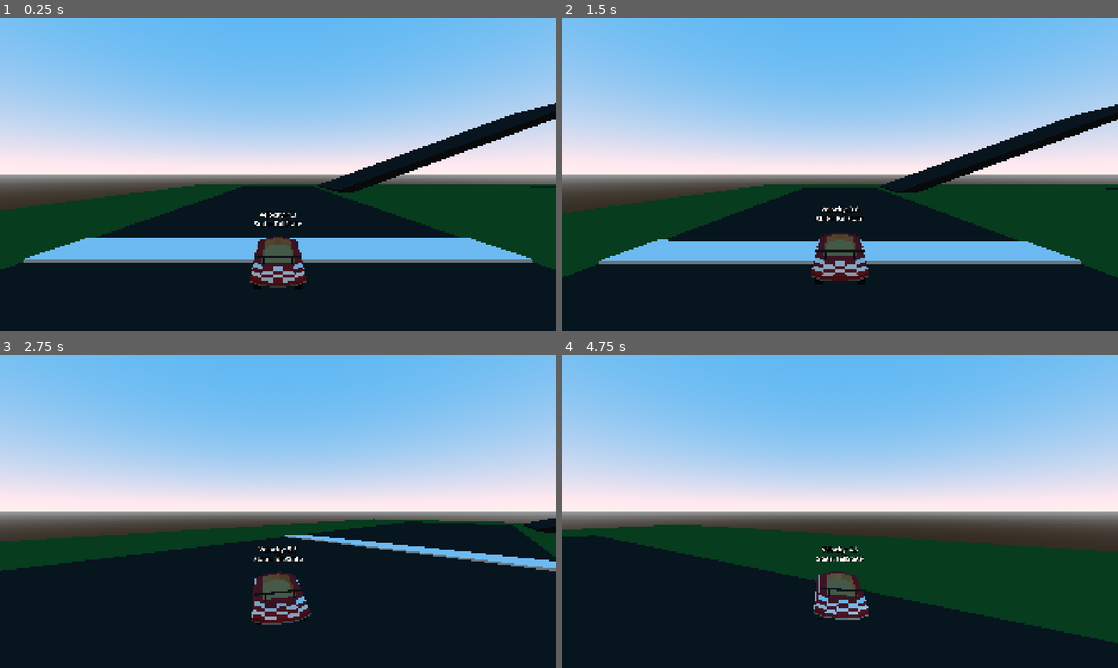
Above: before the commit, frames 1-4 (two rows, left to right).
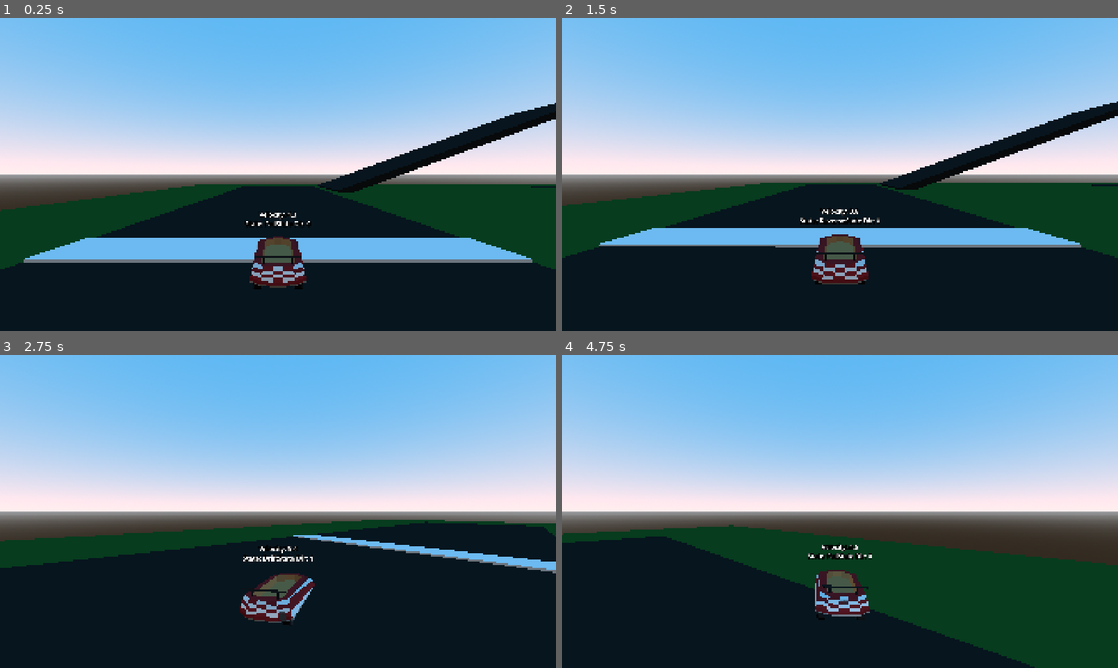
Above: after the commit, the same moments.

Repository: CISC-486-Game-Development-Project/cisc-486-game-development-project
Game: Godot game, scene res://Scenes/world_3d.tscn
Two runs of this game, one before a commit and one after it. Both use one fixed random seed, a clock stepped at 60 frames per second and the inputs below.
Inputs:
- Up to frame 1 (0.25 s): no input
- Up to frame 2 (1.5 s): hold D (Right) 0.53-1.28 s; hold P (Drift, bound only after the commit) 0.53-1.28 s; tap Shift (Drift, bound only before the commit) at 0.8, 1.35 s; hold S (Backward) from 1.28 s (still down)
- Up to frame 3 (2.75 s): tap P (Drift, bound only after the commit) at 1.55 s; release S (Backward) at 2.03 s; hold D (Right) from 2.03 s (still down); hold P (Drift, bound only after the commit) from 2.03 s (still down); tap Shift (Drift, bound only before the commit) at 2.3 s
- Up to frame 4 (4.75 s): release D (Right) at 2.78 s; release P (Drift, bound only after the commit) at 2.78 s; hold W (Forward) 2.78-3.53 s; tap Shift (Drift, bound only before the commit) at 2.85, 3.8, 4.35 s; tap P (Drift, bound only after the commit) at 3.05, 4.55 s; hold P (Drift, bound only after the commit) 3.53-4.28 s; hold A (Left) from 3.53 s (still down)

The runs differ from the first frame. In frame 1, 0.1% of the frame differs, in the area x 44-56%, y 64-67%; in frame 2, 13%, in the area x 0-100%, y 26-86%; in frame 3, 2.5%; in frame 4, 7.9%.

Commit message:
Drifting & Turbo Boosts
Added functionality for the drifting state and the ability to apply a timed boost,k which is used in the turbo function based on how long the drift has been held.

Diff:
--- a/Components/StateMachine/States/drift_state.gd
+++ b/Components/StateMachine/States/drift_state.gd
@@ -1,16 +1,61 @@
 class_name DriftState
 extends State
+
+# Export Vars
+@export_category("Charge Times")
+@export var short_turbo_charge_time: float = 1.0
+@export var mid_turbo_charge_time: float = 2.0
+@export var long_turbo_charge_time: float = 3.0
+
+@export_category("Boost Times")
+@export var short_turbo_boost_time: float = 1.0
+@export var mid_turbo_boost_time: float = 2.0
+@export var long_turbo_boost_time: float = 3.0
+
+@export var drift_particles: GPUParticles3D
 
 # Onready Vars
 @onready var entity: CharacterBody3D = state_machine.get_parent()
 
+# Internal Vars
+var drift_time: float
+var drift_level: int
+
 func enter(_prev_state: State) -> void:
 	entity.drift_dir = sign(entity.steer_request)
+	drift_time = 0
+	drift_level = 0
+	drift_particles.emitting = true
 
 	# Begin state's unique animation here
 
 func exit(_next_state: State) -> void:
+	# Apply turbo boost
+	match drift_level:
+		1: entity.set_boost(short_turbo_boost_time)
+		2: entity.set_boost(mid_turbo_boost_time)
+		3: entity.set_boost(long_turbo_boost_time)
+
+	# Reset vars
 	entity.drift_dir = 0
+	drift_time = 0
+	drift_level = 0
+	drift_particles.emitting = false
+
+func update(delta: float) -> void:
+	drift_time += delta
+	if drift_time < short_turbo_charge_time:
+		drift_level = 0
+		drift_particles.process_material.color = Color(0.3, 0.3, 0.3, 1.0)
+	elif drift_time >= short_turbo_charge_time and drift_time < mid_turbo_charge_time:
+		drift_level = 1
+		drift_particles.process_material.color = Color(1.0, 1.0, 0.0, 1.0)
+	elif drift_time >= mid_turbo_charge_time and drift_time < long_turbo_charge_time:
+		drift_level = 2
+		drift_particles.process_material.color = Color(1.0, 0.45, 0.0, 1.0)
+	elif drift_time >= long_turbo_charge_time:
+		drift_level = 3
+		drift_particles.process_material.color = Color(1.0, 0.0, 0.0, 1.0)
 
 func physics_update(_delta: float) -> void:
 	check_transitions()
--- a/Entities/PlayerKart3D/player_kart_3d.gd
+++ b/Entities/PlayerKart3D/player_kart_3d.gd
@@ -15,11 +15,13 @@
 @export_custom(PROPERTY_HINT_NONE, "suffix:degrees") var max_steering_angle_fast: float = 8.0 ## Defines the maximum steering angle, should be lower when going fast
 @export_custom(PROPERTY_HINT_NONE, "suffix:degrees/s") var air_steering_velocity: float = 50.0
 @export_custom(PROPERTY_HINT_NONE, "suffix:m") var wheel_base: float = 1.5
-@export var drift_steering_multiplier: float = 1.5
+@export var drift_steering_multiplier: float = 1.2
 
 # Onready Vars
 @onready var kart_model: Node3D = $KartModel
 @onready var camera_controller: CameraController = $CameraController
+@onready var boost_particles: GPUParticles3D = $BoostParticles
+@onready var drift_particles: GPUParticles3D = $DriftParticles
 
 @onready var state_machine: StateMachine = $MovementStateMachine
 
@@ -36,6 +38,15 @@
 
 var steering: float
 
+var boost_timer: float
+
+func _process(delta: float) -> void:
+	# Decrement boost timer when active
+	if boost_timer > 0:
+		boost_timer -= delta
+		if boost_timer <= 0:
+			boost_particles.emitting = false
+
 func _physics_process(delta: float) -> void:
 	if Input.is_action_just_pressed("ui_cancel"):
 		get_tree().quit() # Debug Exit Game
@@ -49,7 +60,7 @@
 	move_and_slide()
 
 	# Debug label above kart
-	debug_label_3d.text = "Velocity: " + str(roundf(velocity.length() * 10) / 10) + "\nState: " + state_machine.current_state.name
+	debug_label_3d.text = "Velocity: " + str(roundf(velocity.length() * 10) / 10) + "\nState: " + state_machine.current_state.name + " Dir: " + str(drift_dir)
 
 ## Called every physics frame to collect input data.
 func _handle_input() -> void:
@@ -73,6 +84,9 @@
 	var speed = horizontal_velocity.length()
 	horizontal_velocity = forward * forward.dot(horizontal_velocity)
 
+	if boost_timer > 0 && speed < boost_speed:
+		horizontal_velocity += forward * delta * boost_acceleration
+
 	if accel_request > 0 and speed < top_speed: # Handle acceleration
 		horizontal_velocity += accel_request * forward * delta * acceleration
 	elif accel_request < 0 and speed < top_reverse_speed: # Handle backwards acceleration
@@ -91,7 +105,6 @@
 	var max_steering_angle = lerp(max_steering_angle_slow, max_steering_angle_fast, clamp(horizonal_speed / top_speed, 0.0, 1.0))
 	var avg_steering_angle = lerp(max_steering_angle_slow, max_steering_angle_fast, 1.0)
 
-
 	var steering_angle: float
 	if state_machine.current_state is DriftState:
 		steering_angle = drift_steering_multiplier * max_steering_angle * (drift_dir * 0.6 + 0.4 * steering)
@@ -103,6 +116,16 @@
 
 	# Visual movement
 	kart_model.rotation.z = steering * 0.5 * deg_to_rad(avg_steering_angle)
+	if state_machine.current_state is DriftState:
+		kart_model.rotation.y = lerp(kart_model.rotation.y, -drift_dir * PI/6, 0.1)
+	else:
+		kart_model.rotation.y = lerp(kart_model.rotation.y, 0.0, 0.1)
+
+## Sets the boost to be active for a set amount of time.
+func set_boost(time: float):
+	boost_timer = max(boost_timer, time)
+	if boost_timer >= 0:
+		boost_particles.emitting = true
 
 ## Returns the horizontal velocity of the player as a Vector3 with y always set to 0.
 func get_horizontal_velocity() -> Vector3:
--- a/Entities/PlayerKart3D/player_kart_3d.tscn
+++ b/Entities/PlayerKart3D/player_kart_3d.tscn
@@ -15,6 +15,56 @@
 [sub_resource type="CylinderShape3D" id="CylinderShape3D_xvvda"]
 height = 0.5
 
+[sub_resource type="Curve" id="Curve_iwjoc"]
+_data = [Vector2(0, 1), 0.0, 0.0, 0, 0, Vector2(1, 0), 0.0, 0.0, 0, 0]
+point_count = 2
+
+[sub_resource type="CurveTexture" id="CurveTexture_r41fb"]
+curve = SubResource("Curve_iwjoc")
+
+[sub_resource type="Gradient" id="Gradient_r41fb"]
+offsets = PackedFloat32Array(0, 0.290625, 0.546875)
+colors = PackedColorArray(1, 1, 0, 1, 1, 0.5137255, 0, 1, 1, 0, 0, 1)
+
+[sub_resource type="GradientTexture1D" id="GradientTexture1D_wo5un"]
+gradient = SubResource("Gradient_r41fb")
+
+[sub_resource type="ParticleProcessMaterial" id="ParticleProcessMaterial_i8lfl"]
+direction = Vector3(0, 0, 0)
+initial_velocity_min = 1.0
+initial_velocity_max = 5.0
+gravity = Vector3(0, 1, 0)
+linear_accel_min = 0.99999774
+linear_accel_max = 1.9999977
+color_ramp = SubResource("GradientTexture1D_wo5un")
+alpha_curve = SubResource("CurveTexture_r41fb")
+
+[sub_resource type="StandardMaterial3D" id="StandardMaterial3D_klxp6"]
+transparency = 1
+vertex_color_use_as_albedo = true
+billboard_mode = 1
+
+[sub_resource type="QuadMesh" id="QuadMesh_r80q4"]
+material = SubResource("StandardMaterial3D_klxp6")
+size = Vector2(0.1, 0.1)
+
+[sub_resource type="Curve" id="Curve_u7k8n"]
+_data = [Vector2(0, 1), 0.0, 0.0, 0, 0, Vector2(1, 0), 0.0, 0.0, 0, 0]
+point_count = 2
+
+[sub_resource type="CurveTexture" id="CurveTexture_i8lfl"]
+curve = SubResource("Curve_u7k8n")
+
+[sub_resource type="ParticleProcessMaterial" id="ParticleProcessMaterial_wo5un"]
+direction = Vector3(0, 0, 0)
+initial_velocity_max = 0.5
+gravity = Vector3(0, 1, 0)
+alpha_curve = SubResource("CurveTexture_i8lfl")
+
+[sub_resource type="QuadMesh" id="QuadMesh_7dnbs"]
+material = SubResource("StandardMaterial3D_klxp6")
+size = Vector2(0.1, 0.1)
+
 [node name="PlayerKart3D" type="CharacterBody3D" unique_id=32768770]
 transform = Transform3D(-4.371139e-08, 0, 1, 0, 1, 0, -1, 0, -4.371139e-08, 0, 0, 0)
 script = ExtResource("1_q6jvo")
@@ -41,6 +91,20 @@
 text = "Speed: 0
 Drifting: false"
 
+[node name="BoostParticles" type="GPUParticles3D" parent="." unique_id=783731887]
+transform = Transform3D(1, 0, 0, 0, 1, 0, 0, 0, 1, 0, 0, 1)
+emitting = false
+local_coords = true
+process_material = SubResource("ParticleProcessMaterial_i8lfl")
+draw_pass_1 = SubResource("QuadMesh_r80q4")
+
+[node name="DriftParticles" type="GPUParticles3D" parent="." unique_id=1774343865]
+transform = Transform3D(1, 0, 0, 0, 1, 0, 0, 0, 1, 0, 0, 1)
+emitting = false
+local_coords = true
+process_material = SubResource("ParticleProcessMaterial_wo5un")
+draw_pass_1 = SubResource("QuadMesh_7dnbs")
+
 [node name="MovementStateMachine" type="Node" parent="." unique_id=547351009 node_paths=PackedStringArray("initial_state")]
 script = ExtResource("3_25wvy")
 initial_state = NodePath("IdleState")
@@ -156,8 +220,9 @@
 advance_expression = "entity.velocity.y <= 0"
 metadata/_custom_type_script = "uid://l1hrvfthq543"
 
-[node name="DriftState" type="Node" parent="MovementStateMachine" unique_id=788034490]
+[node name="DriftState" type="Node" parent="MovementStateMachine" unique_id=788034490 node_paths=PackedStringArray("drift_particles")]
 script = ExtResource("7_7wlea")
+drift_particles = NodePath("../../DriftParticles")
 metadata/_custom_type_script = "uid://b2lqg5xhq7se0"
 
 [node name="ToFall" type="Node" parent="MovementStateMachine/DriftState" unique_id=1187573351 node_paths=PackedStringArray("to_state")]
--- a/project.godot
+++ b/project.godot
@@ -48,7 +48,7 @@
 }
 Drift={
 "deadzone": 0.2,
-"events": [Object(InputEventKey,"resource_local_to_scene":fa …(140 unchanged characters)… d":false,"keycode":0,"physical_keycode":4194325,"key_label":0,"unicode":0,"location":0,"echo":false,"script":null)
+"events": [Object(InputEventKey,"resource_local_to_scene":fa …(140 unchanged characters)… d":false,"keycode":0,"physical_keycode":80,"key_label":0,"unicode":112,"location":0,"echo":false,"script":null)
 ]
 }
 
Not shown, changed: README.md
